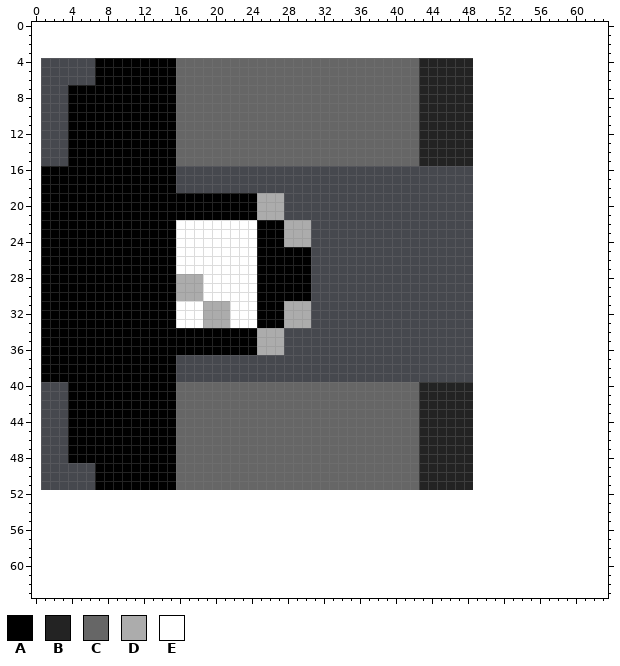
File history of a pixel-art sprite, Enemies/bossEnemy/Assets/turret.png. The picture above is the old version.
The file is 48x48 pixels. The old version is drawn lined up with the new one, on the new canvas.
Palette (. is transparent): A #000000  B #232323  C #666666  D #acacac  E #ffffff
Pixels before (only the part around the change), first column x 0:
 0 ................................................................
 1 ................................................................
 2 ................................................................
 3 ................................................................
 4 .......AAAAAAAAACCCCCCCCCCCCCCCCCCCCCCCCCCCBBBBBB...............
 5 .......AAAAAAAAACCCCCCCCCCCCCCCCCCCCCCCCCCCBBBBBB...............
 6 .......AAAAAAAAACCCCCCCCCCCCCCCCCCCCCCCCCCCBBBBBB...............
 7 ....AAAAAAAAAAAACCCCCCCCCCCCCCCCCCCCCCCCCCCBBBBBB...............
 8 ....AAAAAAAAAAAACCCCCCCCCCCCCCCCCCCCCCCCCCCBBBBBB...............
 9 ....AAAAAAAAAAAACCCCCCCCCCCCCCCCCCCCCCCCCCCBBBBBB...............
10 ....AAAAAAAAAAAACCCCCCCCCCCCCCCCCCCCCCCCCCCBBBBBB...............
11 ....AAAAAAAAAAAACCCCCCCCCCCCCCCCCCCCCCCCCCCBBBBBB...............
12 ....AAAAAAAAAAAACCCCCCCCCCCCCCCCCCCCCCCCCCCBBBBBB...............
13 ....AAAAAAAAAAAACCCCCCCCCCCCCCCCCCCCCCCCCCCBBBBBB...............
14 ....AAAAAAAAAAAACCCCCCCCCCCCCCCCCCCCCCCCCCCBBBBBB...............
15 ....AAAAAAAAAAAACCCCCCCCCCCCCCCCCCCCCCCCCCCBBBBBB...............
16 .AAAAAAAAAAAAAAA................................................
17 .AAAAAAAAAAAAAAA................................................
18 .AAAAAAAAAAAAAAA................................................
19 .AAAAAAAAAAAAAAAAAAAAAAAADDD....................................
20 .AAAAAAAAAAAAAAAAAAAAAAAADDD....................................
21 .AAAAAAAAAAAAAAAAAAAAAAAADDD....................................
22 .AAAAAAAAAAAAAAAEEEEEEEEEAAADDD.................................
23 .AAAAAAAAAAAAAAAEEEEEEEEEAAADDD.................................
24 .AAAAAAAAAAAAAAAEEEEEEEEEAAADDD.................................
25 .AAAAAAAAAAAAAAAEEEEEEEEEAAAAAA.................................
26 .AAAAAAAAAAAAAAAEEEEEEEEEAAAAAA.................................
27 .AAAAAAAAAAAAAAAEEEEEEEEEAAAAAA.................................
28 .AAAAAAAAAAAAAAADDDEEEEEEAAAAAA.................................
29 .AAAAAAAAAAAAAAADDDEEEEEEAAAAAA.................................
30 .AAAAAAAAAAAAAAADDDEEEEEEAAAAAA.................................
31 .AAAAAAAAAAAAAAAEEEDDDEEEAAADDD.................................
32 .AAAAAAAAAAAAAAAEEEDDDEEEAAADDD.................................
33 .AAAAAAAAAAAAAAAEEEDDDEEEAAADDD.................................
34 .AAAAAAAAAAAAAAAAAAAAAAAADDD....................................
35 .AAAAAAAAAAAAAAAAAAAAAAAADDD....................................
36 .AAAAAAAAAAAAAAAAAAAAAAAADDD....................................
37 .AAAAAAAAAAAAAAA................................................
38 .AAAAAAAAAAAAAAA................................................
39 .AAAAAAAAAAAAAAA................................................
40 ....AAAAAAAAAAAACCCCCCCCCCCCCCCCCCCCCCCCCCCBBBBBB...............
41 ....AAAAAAAAAAAACCCCCCCCCCCCCCCCCCCCCCCCCCCBBBBBB...............
42 ....AAAAAAAAAAAACCCCCCCCCCCCCCCCCCCCCCCCCCCBBBBBB...............
43 ....AAAAAAAAAAAACCCCCCCCCCCCCCCCCCCCCCCCCCCBBBBBB...............
44 ....AAAAAAAAAAAACCCCCCCCCCCCCCCCCCCCCCCCCCCBBBBBB...............
45 ....AAAAAAAAAAAACCCCCCCCCCCCCCCCCCCCCCCCCCCBBBBBB...............
46 ....AAAAAAAAAAAACCCCCCCCCCCCCCCCCCCCCCCCCCCBBBBBB...............
47 ....AAAAAAAAAAAACCCCCCCCCCCCCCCCCCCCCCCCCCCBBBBBB...............
48 ....AAAAAAAAAAAACCCCCCCCCCCCCCCCCCCCCCCCCCCBBBBBB...............
49 .......AAAAAAAAACCCCCCCCCCCCCCCCCCCCCCCCCCCBBBBBB...............
50 .......AAAAAAAAACCCCCCCCCCCCCCCCCCCCCCCCCCCBBBBBB...............
51 .......AAAAAAAAACCCCCCCCCCCCCCCCCCCCCCCCCCCBBBBBB...............
52 ................................................................
53 ................................................................
54 ................................................................
55 ................................................................
56 ................................................................
57 ................................................................
58 ................................................................
59 ................................................................
60 ................................................................
61 ................................................................
62 ................................................................
63 ................................................................
New version:
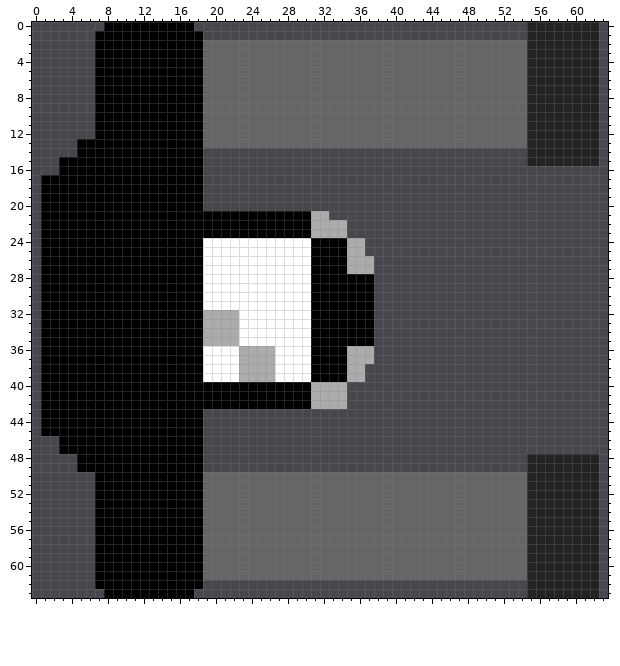
Diff:
canvas 48x48 -> 64x64, the old top-left corner now at 1,4
Changed rows in their new state; - is an unchanged pixel.
first column x 1:
 0 -------AAAAAAAAAA-------------------------------------BBBBBBBB
 1 ------AAAAAAAAAAAA------------------------------------BBBBBBBB
 2 ------AAAAAAAAAAAACCCCCCCCCCCCCCCCCCCCCCCCCCCCCCCCCCCCBBBBBBBB
 3 ------AAAAAAAAAAAACCCCCCCCCCCCCCCCCCCCCCCCCCCCCCCCCCCCBBBBBBBB
 4 ---------------AAA------------------------CCCCCCCCCCCCBBBBBBBB
 5 ---------------AAA------------------------CCCCCCCCCCCCBBBBBBBB
 6 ---------------AAA------------------------CCCCCCCCCCCCBBBBBBBB
 7 ---...---------AAA------------------------CCCCCCCCCCCCBBBBBBBB
 8 ---...---------AAA------------------------CCCCCCCCCCCCBBBBBBBB
 9 ---...---------AAA------------------------CCCCCCCCCCCCBBBBBBBB
10 ---...---------AAA------------------------CCCCCCCCCCCCBBBBBBBB
11 ---...---------AAA------------------------CCCCCCCCCCCCBBBBBBBB
12 ---...---------AAA------------------------CCCCCCCCCCCCBBBBBBBB
13 ---.-----------AAA------------------------CCCCCCCCCCCCBBBBBBBB
14 ---.-----------AAA..............................------BBBBBBBB
15 --A------------AAA..............................------BBBBBBBB
16 ..-------------AAA--------------------------------------------
17 ---------------AAA--------------------------------------------
18 ---------------AAA--------------------------------------------
19 ------------------.........-----------------------------------
20 ------------------.........-----------------------------------
21 ------------------------AAAAAADD------------------------------
22 ---------------AAAAAAAAA---AAADDDD----------------------------
23 ---------------AAAAAAAAA---AAADDDD----------------------------
24 ---------------AAA------EEEEEEAAAADD--------------------------
25 ---------------AAA------EEEEEEAAAADD--------------------------
26 ---------------AAA------EEEEEEAAAADDD-------------------------
27 ---------------AAA------EEEEEEAAAADDD-------------------------
28 ---------------AAA------EEEEEEAAAAAAA-------------------------
29 ---------------AAA------EEEEEEAAAAAAA-------------------------
30 ---------------AAA------EEEEEEAAAAAAA-------------------------
31 ---------------AAAEEE---EEEEEEAAAAAAA-------------------------
32 ---------------AAA---D--EEEEEEAAAAAAA-------------------------
33 ---------------AAA---D--EEEEEEAAAAAAA-------------------------
34 ------------------DDDDEEEEEEEEAAAAAAA-------------------------
35 ------------------DDDDEEEEEEEEAAAAAAA-------------------------
36 ------------------EEEEDD--EEEEAAAADDD-------------------------
37 ---------------AAAEEEEDDDDEEEEAAAADDD-------------------------
38 ---------------AAAEEEEDDDDEEEEAAAADD--------------------------
39 ---------------AAAEEEEDDDDEEEEAAAADD--------------------------
40 AAA------------AAAAAAAAAAAAAAADDDD..............--------------
41 AAA------------AAAAAAAAAAAAAAADDDD..............--------------
42 AAA------------AAAAAAAAAAAAAAADDDD..............--------------
43 AAA------------AAA..............................--------------
44 AAA------------AAA..............................--------------
45 AAA------------AAA..............................--------------
46 --A------------AAA..............................--------------
47 --A------------AAA..............................--------------
48 ---.-----------AAA..............................------BBBBBBBB
49 ----AA---------AAA..............................------BBBBBBBB
50 ---------------AAA------------------------CCCCCCCCCCCCBBBBBBBB
51 ---------------AAA------------------------CCCCCCCCCCCCBBBBBBBB
52 ------AAAAAAAAAAAACCCCCCCCCCCCCCCCCCCCCCCCCCCCCCCCCCCCBBBBBBBB
53 ------AAAAAAAAAAAACCCCCCCCCCCCCCCCCCCCCCCCCCCCCCCCCCCCBBBBBBBB
54 ------AAAAAAAAAAAACCCCCCCCCCCCCCCCCCCCCCCCCCCCCCCCCCCCBBBBBBBB
55 ------AAAAAAAAAAAACCCCCCCCCCCCCCCCCCCCCCCCCCCCCCCCCCCCBBBBBBBB
56 ------AAAAAAAAAAAACCCCCCCCCCCCCCCCCCCCCCCCCCCCCCCCCCCCBBBBBBBB
57 ------AAAAAAAAAAAACCCCCCCCCCCCCCCCCCCCCCCCCCCCCCCCCCCCBBBBBBBB
58 ------AAAAAAAAAAAACCCCCCCCCCCCCCCCCCCCCCCCCCCCCCCCCCCCBBBBBBBB
59 ------AAAAAAAAAAAACCCCCCCCCCCCCCCCCCCCCCCCCCCCCCCCCCCCBBBBBBBB
60 ------AAAAAAAAAAAACCCCCCCCCCCCCCCCCCCCCCCCCCCCCCCCCCCCBBBBBBBB
61 ------AAAAAAAAAAAACCCCCCCCCCCCCCCCCCCCCCCCCCCCCCCCCCCCBBBBBBBB
62 ------AAAAAAAAAAAA------------------------------------BBBBBBBB
63 -------AAAAAAAAAA-------------------------------------BBBBBBBB
Pixel boxes of the changes (left, top, right, bottom) in both pictures:
changed: (41, 22, 599, 598)
